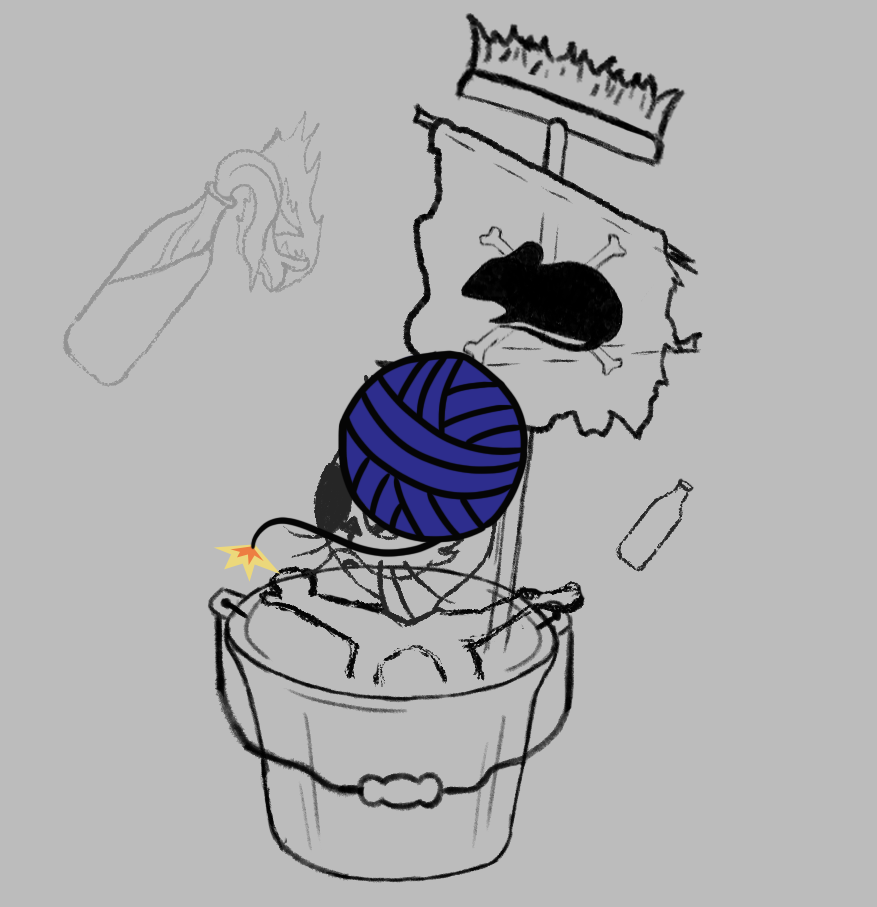
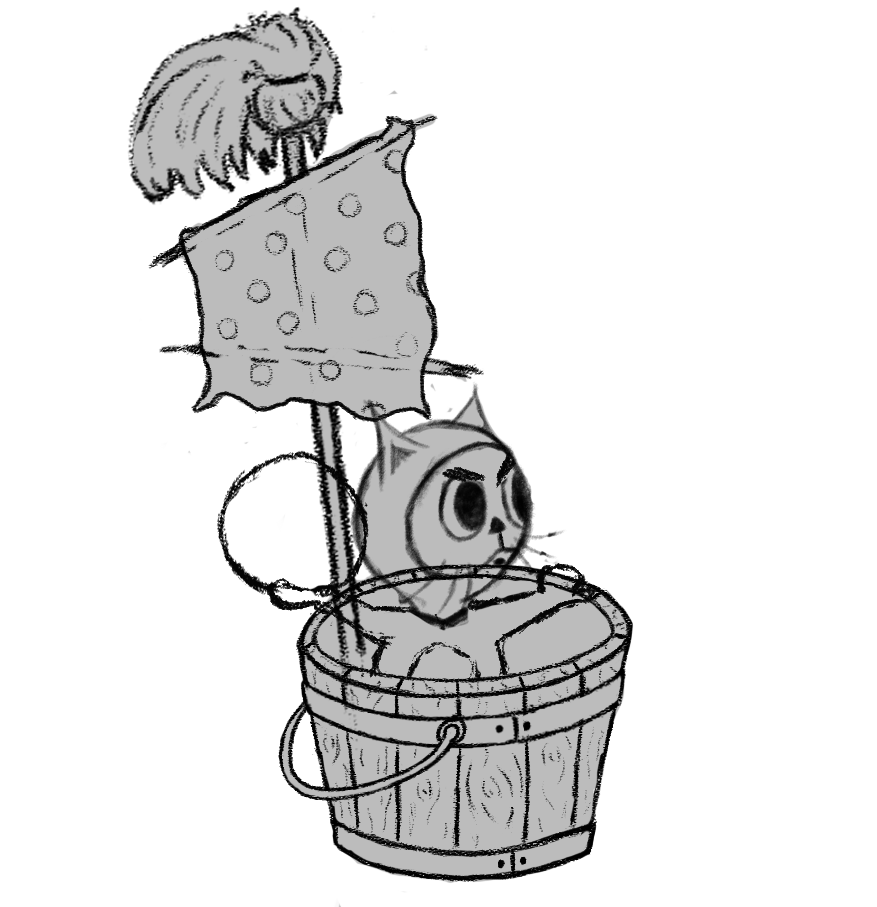
Layers edited between the first and the second 877 x 907 image:
hid group "bombBlue" (3 layers) over [213, 349, 529, 582]
hid group "Group 6" (13 layers) over [0, 0, 724, 907]
hid "Layer 69", opacity 28% → 100%, moved it above "Layer 66 copy", painted on it over [61, 87, 329, 387]
removed layer "Layer 68" from group "Group 6" over [615, 478, 695, 572]
removed layer "Layer 67" from group "Group 6" over [258, 375, 586, 687]
hid "Layer 70", moved it above "Group 7", painted on it over [256, 343, 535, 690]
showed group "Group 4" (12 layers) over [126, 0, 850, 907]
showed "Idle copy 6" over [310, 335, 567, 791]
hid "Layer 56" over [0, 0, 877, 907]
